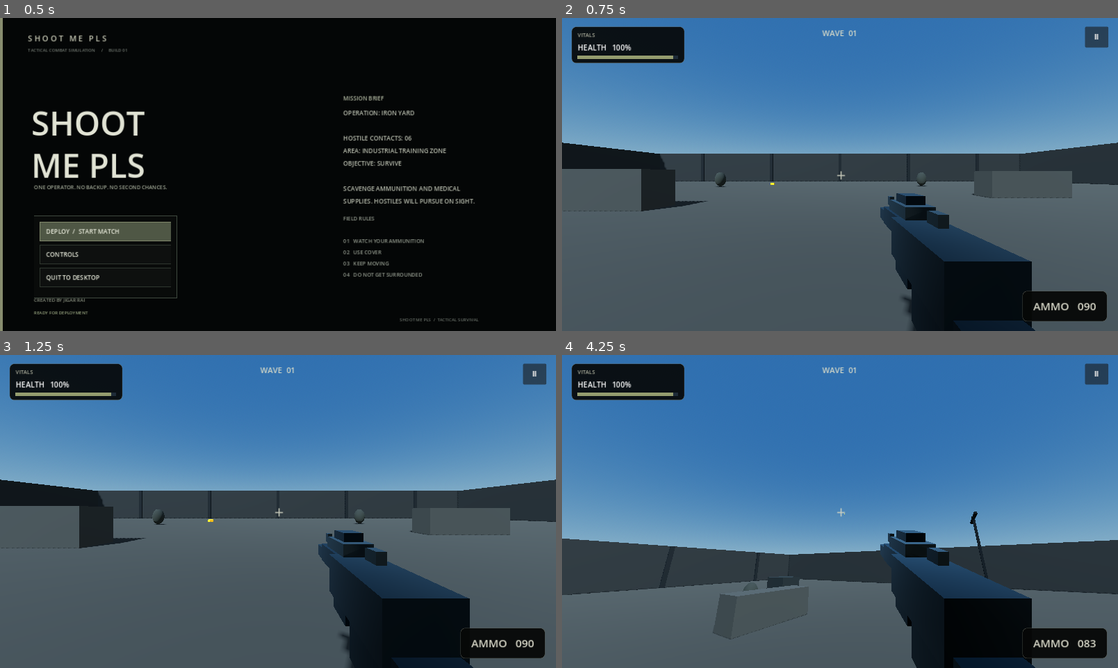
Above: before the commit, frames 1-4 (two rows, left to right).
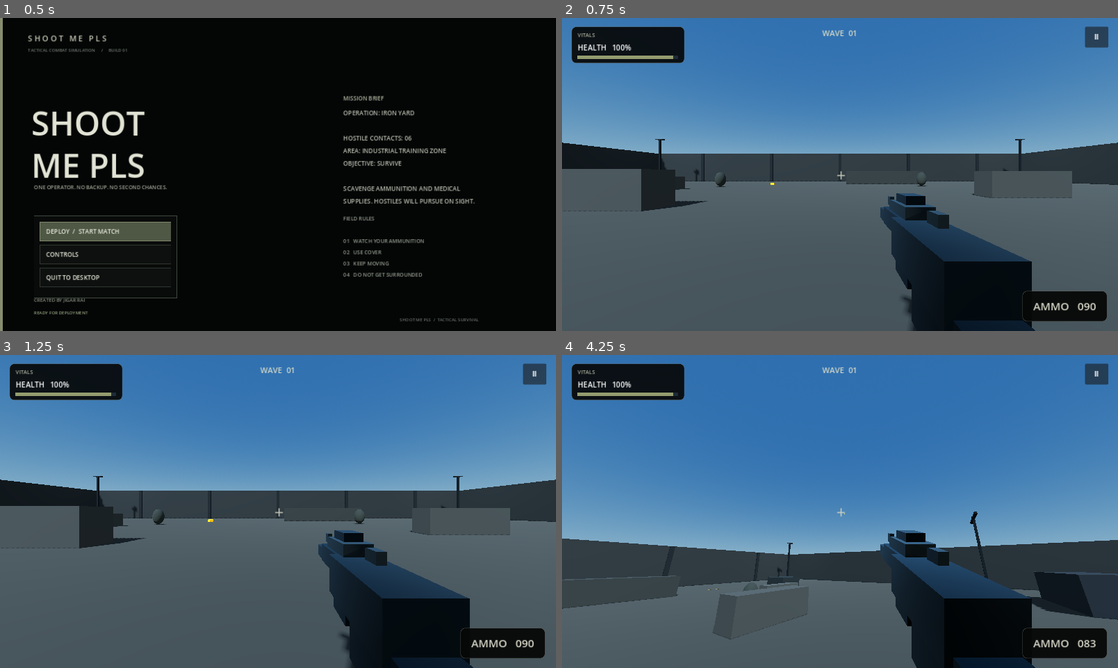
Above: after the commit, the same moments.

Repository: Jigar1234Nob/shootmepls
Game: Godot game, scene res://Scenes/Main.tscn
Two runs of this game, one before a commit and one after it. Both use one fixed random seed, a clock stepped at 60 frames per second and the inputs below.
Inputs (mouse positions are in pixels of both pictures, inside the frame that each line leads up to):
- Up to frame 1 (0.5 s): no input
- Up to frame 2 (0.75 s): click "DEPLOY / START MATCH" at 0.5 s
- Up to frame 3 (1.25 s): no input
- Up to frame 4 (4.25 s): click "Ⅱ" at 1.25 s; click "RESTART MATCH" at 2 s; click "DEPLOY / START MATCH" at 2.75 s; tap Enter at 3.5 s; move the mouse to (867, 511) at 3.52 s; press the mouse at (867, 511) at 3.53 s; hold W (move_forward) from 3.53 s (still down); tap Space (jump) at 3.77 s

Frame 1 is identical in both runs. In frame 2, 0.3% of the frame differs, in the area x 16-84%, y 38-55%; in frame 3, 0.3%; in frame 4, 2.5%, in the area x 0-100%, y 60-85%.

Commit message:
Polish industrial arena and cap supplies per wave

Diff:
--- a/Scripts/Game.gd
+++ b/Scripts/Game.gd
@@ -205,6 +205,7 @@
 	_build_floor()
 	_build_perimeter()
 	_build_cover()
+	_build_map_details()
 	player = preload("res://Scripts/Player.gd").new()
 	add_child(player)
 	current_wave = 1
@@ -233,17 +234,22 @@
 	return Vector3(cos(angle) * radius, 0.0, sin(angle) * radius)
 
 func _spawn_wave_pickups(wave: int) -> void:
+	# Remove uncollected supplies so stock never accumulates between waves.
+	for old_pickup in get_tree().get_nodes_in_group("wave_pickups"):
+		old_pickup.queue_free()
 	# Supplies are deliberately scarce and are replenished only at wave start.
 	var ammo_count := 1 if wave < 4 else 2
 	var health_count := 1 if wave < 3 else (2 if wave % 5 == 0 else 1)
 	for i in range(ammo_count):
 		var pickup = preload("res://Scripts/Pickup.gd").new()
+		pickup.add_to_group("wave_pickups")
 		pickup.pickup_type = "ammo"
 		pickup.amount = 18 if wave < 5 else 14
 		pickup.position = Vector3(randf_range(-27, 27), 0, randf_range(-27, 27))
 		add_child(pickup)
 	for i in range(health_count):
 		var pickup = preload("res://Scripts/Pickup.gd").new()
+		pickup.add_to_group("wave_pickups")
 		pickup.pickup_type = "health"
 		pickup.amount = 25
 		pickup.position = Vector3(randf_range(-27, 27), 0, randf_range(-27, 27))
@@ -338,6 +344,38 @@
 		_add_static_box(Vector3(x, 4, 0), Vector3(0.22, 8, 0.22), Color(0.09, 0.10, 0.095))
 		_add_static_box(Vector3(x, 7.8, 0), Vector3(5, 0.22, 0.22), Color(0.09, 0.10, 0.095))
 
+func _build_map_details() -> void:
+	# Industrial lanes, container stacks and concrete dividers create readable combat routes.
+	_add_static_box(Vector3(-27, 1.25, -5), Vector3(8, 2.5, 3.2), Color(0.16, 0.19, 0.20))
+	_add_static_box(Vector3(-27, 3.85, -5), Vector3(8, 2.5, 3.2), Color(0.19, 0.21, 0.21))
+	_add_static_box(Vector3(27, 1.25, 6), Vector3(8, 2.5, 3.2), Color(0.17, 0.19, 0.20))
+	_add_static_box(Vector3(7, 1.0, -29), Vector3(12, 2.0, 2.0), Color(0.22, 0.23, 0.21))
+	_add_static_box(Vector3(-7, 1.0, 29), Vector3(12, 2.0, 2.0), Color(0.22, 0.23, 0.21))
+	# Short concrete barriers break up long sight lines without closing the arena.
+	for x in [-18.0, 18.0]:
+		for z in [-18.0, 18.0]:
+			_add_static_box(Vector3(x, 0.65, z), Vector3(4.0, 1.3, 1.1), Color(0.30, 0.31, 0.29))
+	# Industrial light poles and cool daylight fill.
+	for pos in [Vector3(-34, 0, -34), Vector3(34, 0, -34), Vector3(-34, 0, 34), Vector3(34, 0, 34)]:
+		_add_static_box(pos + Vector3(0, 4.0, 0), Vector3(0.28, 8.0, 0.28), Color(0.085, 0.095, 0.095))
+		_add_static_box(pos + Vector3(0, 8.1, 0), Vector3(1.2, 0.18, 0.55), Color(0.11, 0.13, 0.13))
+		var lamp := OmniLight3D.new()
+		lamp.position = pos + Vector3(0, 7.7, 0)
+		lamp.light_color = Color(0.68, 0.78, 0.86)
+		lamp.light_energy = 0.45
+		lamp.omni_range = 13.0
+		add_child(lamp)
+	# Painted lane markings and restrained hazard blocks are visual-only.
+	for z in [-31.0, 31.0]:
+		for x in range(-24, 25, 6):
+			var stripe := MeshInstance3D.new()
+			var stripe_mesh := BoxMesh.new()
+			stripe_mesh.size = Vector3(2.2, 0.025, 0.16)
+			stripe.mesh = stripe_mesh
+			stripe.position = Vector3(float(x), 0.015, z)
+			stripe.material_override = _material(Color(0.43, 0.39, 0.25), 0.0, 0.95)
+			add_child(stripe)
+
 func _add_static_box(pos: Vector3, size: Vector3, color: Color) -> void:
 	var body := StaticBody3D.new()
 	body.position = pos
